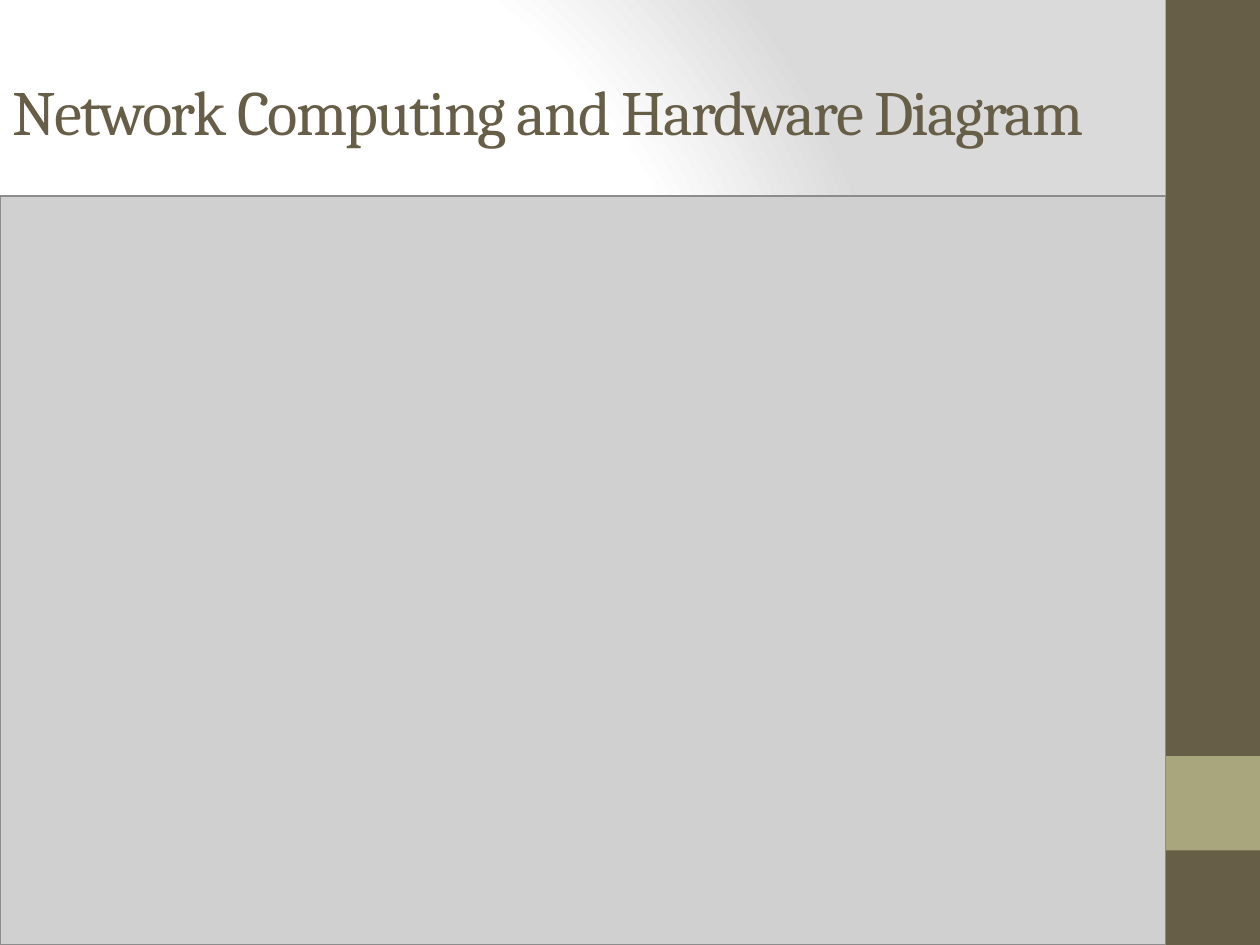
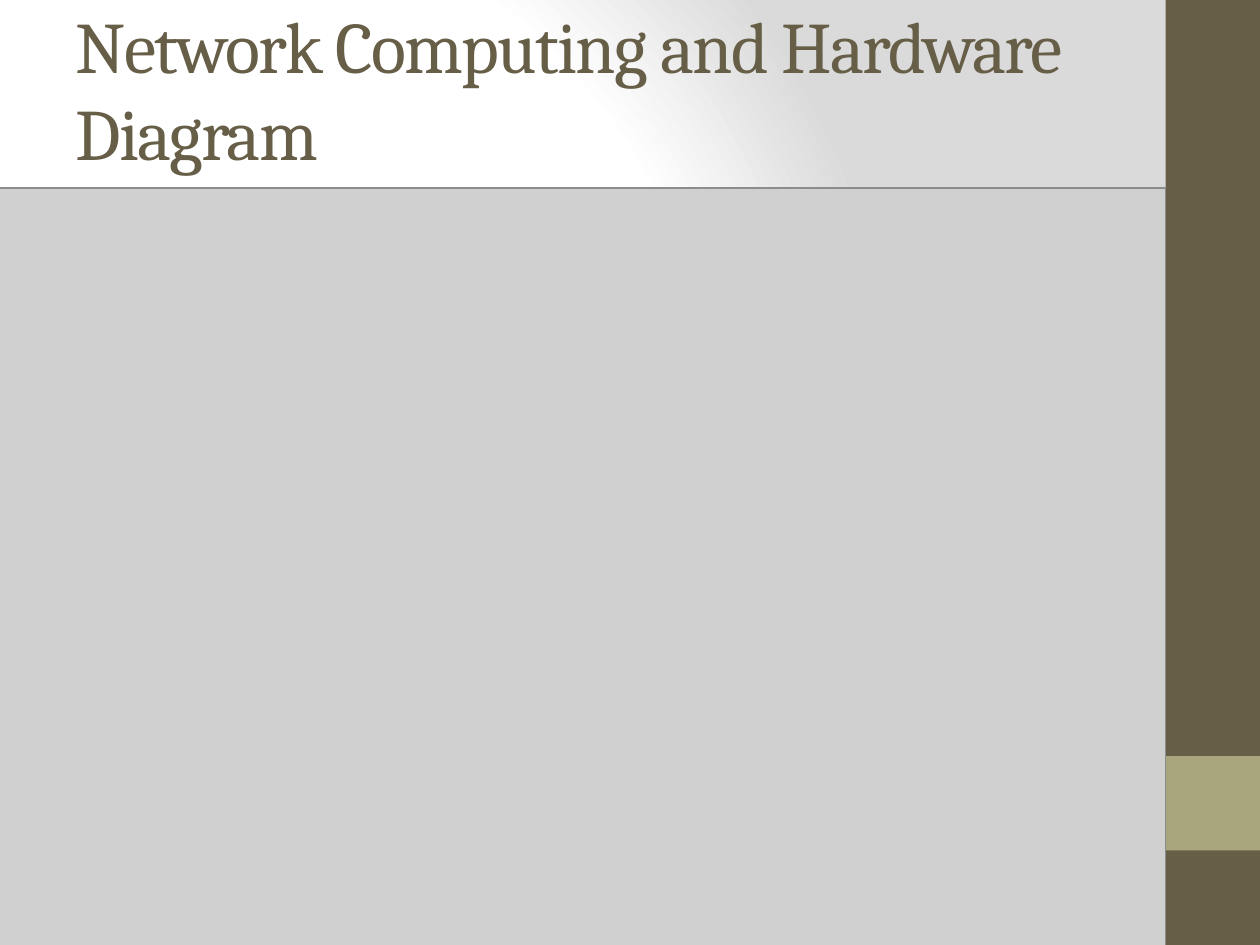
Before and after one commit to kamord/Tugas-SSI-EA, a slide deck: slide 18 of UMK/UMK.pptx. Drawn at 1260x945 pixels with LibreOffice and Linux fonts; fonts in the diff are those of the drawing; grey boxes stand for pictures. Boxes give left, top, right and bottom in pixels: in the first picture for what was removed or moved away, otherwise in the second. Text is boxed around its words. In the diff, an @@ line names an element or a change of style, - is before the commit and + after.

```diff
--- a/UMK/UMK.pptx
+++ b/UMK/UMK.pptx
@@ title "Network Computing and Hardware Diagram" moved from (x1=13, y1=91, x2=1084, y2=149) to (x1=76, y1=22, x2=1062, y2=175) @@
@@ title "Network Computing and Hardware Diagram" at (x1=76, y1=22, x2=1062, y2=175): size 36 to 41.4 pt @@
@@ picture resized from (x1=0, y1=197, x2=1166, y2=945) to (x1=0, y1=188, x2=1166, y2=945) @@
```
Also in this commit, not shown: 5 other slides changed, 3 slides added, 1 slide removed.
